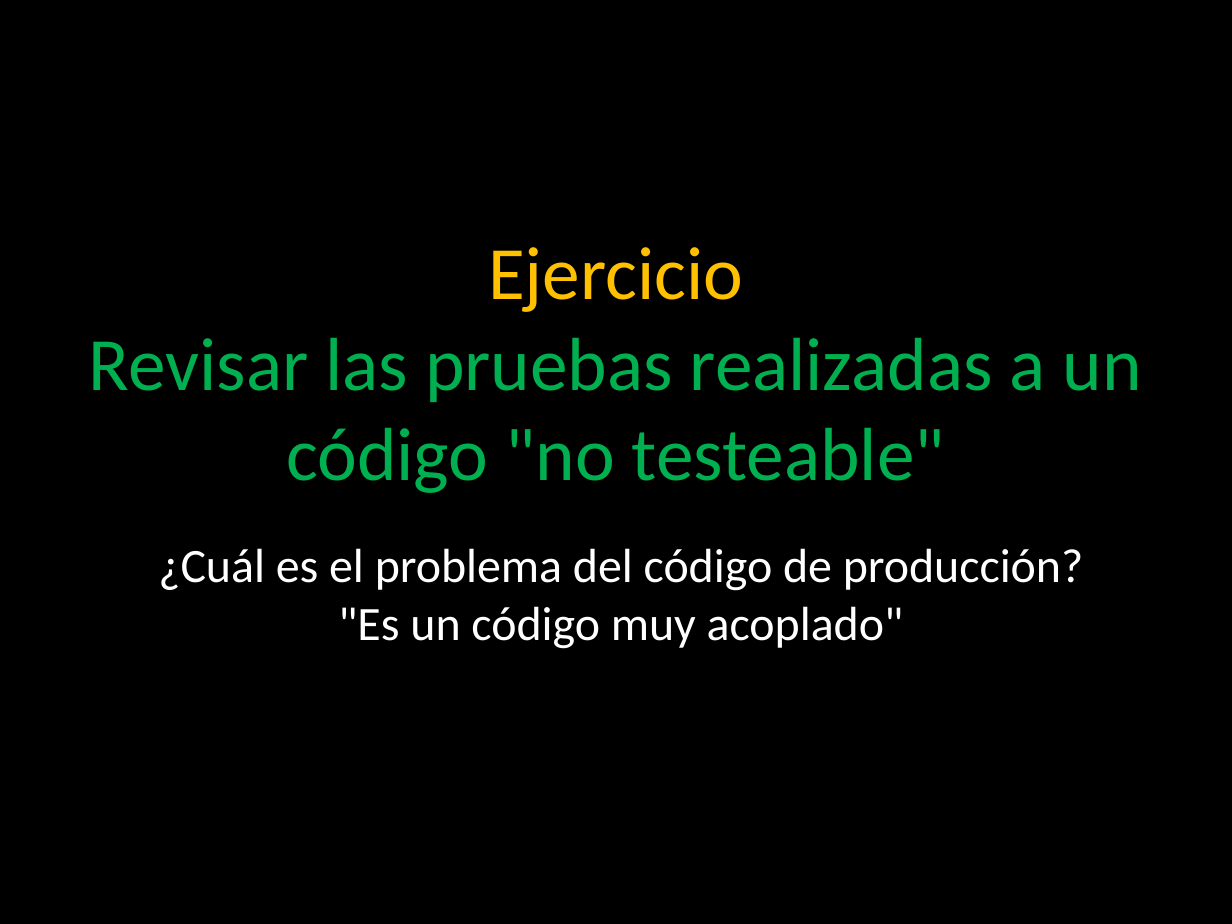
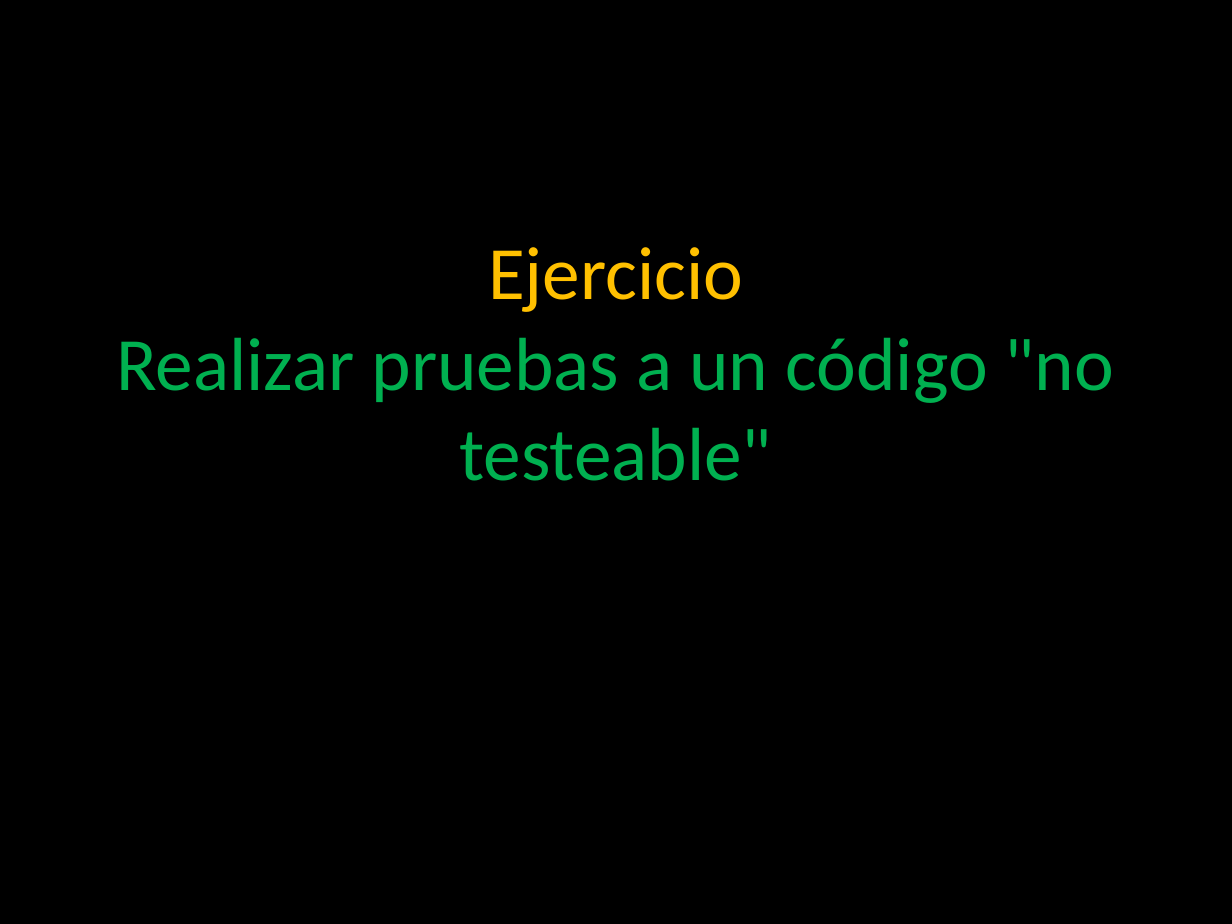
Before and after one commit to angelnunezsalazar/Test-Automation-NET, a slide deck: slide 4 of Diapositivas/2. Test Doubles.pptx. Drawn at 1232x924 pixels with LibreOffice and Linux fonts; fonts in the diff are those of the drawing; background and template pictures are left out. Boxes give left, top, right and bottom in pixels: in the first picture for what was removed or moved away, otherwise in the second. Text is boxed around its words. In the diff, an @@ line names an element or a change of style, - is before the commit and + after.

```diff
--- a/Diapositivas/2. Test Doubles.pptx
+++ b/Diapositivas/2. Test Doubles.pptx
@@ title at [116,247,1114,481]: text changed @@
-Ejercicio
-Revisar las pruebas realizadas a un código "no testeable"
+Ejercicio
+Realizar pruebas a un código "no testeable"
@@ text removed at [158,548,1083,649] @@
-¿Cuál es el problema del código de producción?
-"Es un código muy acoplado"
```
Also in this commit, not shown: 14 other files.
